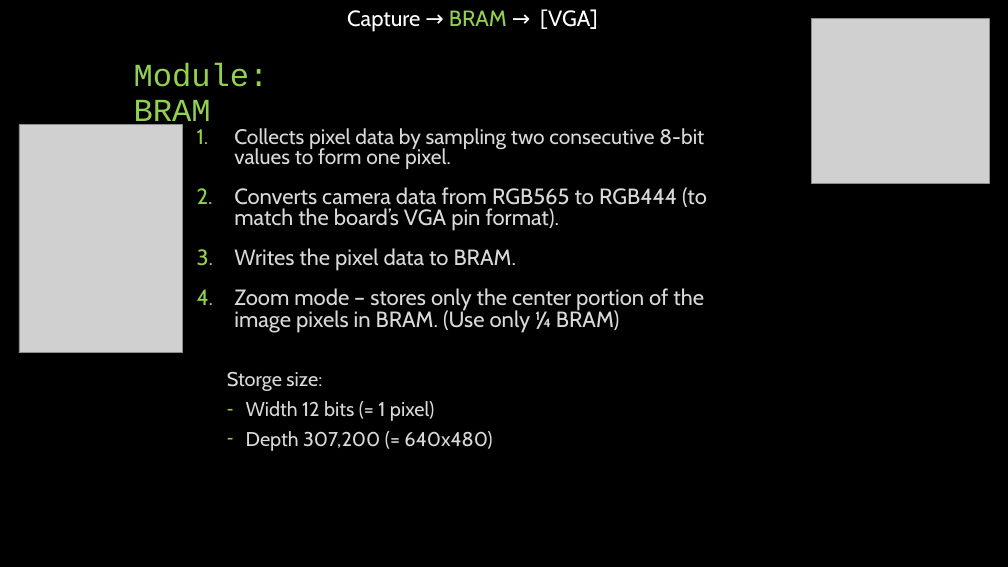
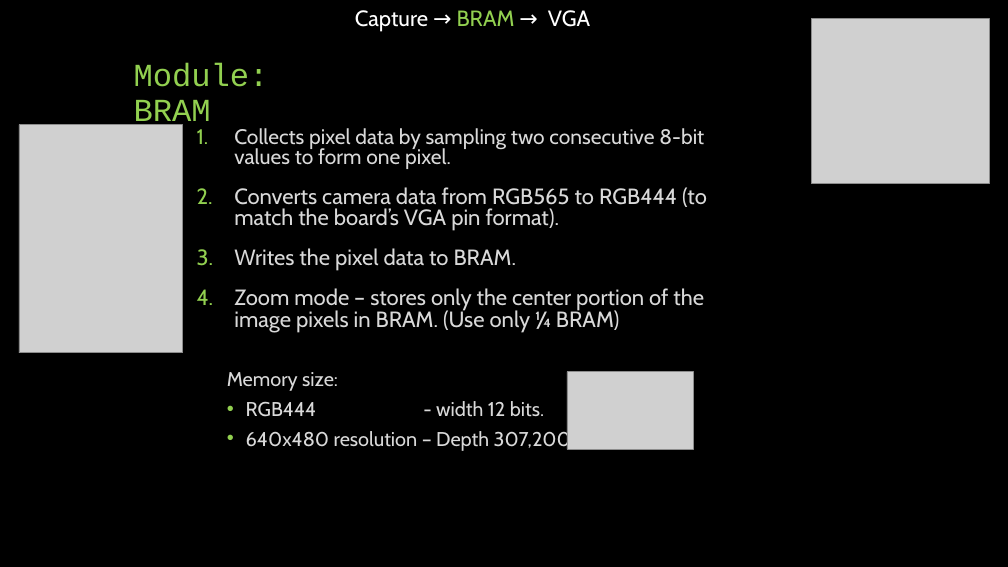
Before and after one commit to idowein/FPGA-image-interpolator, a slide deck: slide 12 of datasheets/Digital Zoom presentation.pptx (slide 11 before the commit). Drawn at 1008x567 pixels with LibreOffice and Linux fonts; fonts in the diff are those of the drawing; grey boxes stand for pictures. Boxes give left, top, right and bottom in pixels: in the first picture for what was removed or moved away, otherwise in the second. Text is boxed around its words. In the diff, an @@ line names an element or a change of style, - is before the commit and + after.

```diff
--- a/datasheets/Digital Zoom presentation.pptx
+++ b/datasheets/Digital Zoom presentation.pptx
@@ text at [355,10,590,32]: text changed @@
-Capture → BRAM → [VGA]
+Capture → BRAM → VGA
@@ text at [227,372,571,451]: text changed @@
-  Storge size:
-  – Width 12 bits (= 1 pixel)
-  – Depth 307,200 (= 640x480)
+  Memory size:
+  • RGB444 - width 12 bits.
+  • 640x480 resolution – Depth 307,200
@@ picture added at [567,372,693,450] @@
```
Also in this commit, not shown: 5 other slides changed, 6 slides added, 3 slides removed, 5 other files.
